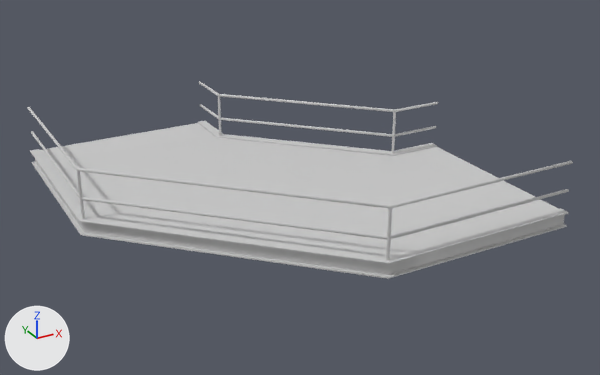
Before and after pictures for a commit that changed the FBX model LearnToDriveUE4/Content/Art/Modular/Meshes/Catwalk/CatwalkCornerDiagonal_SM.FBX.
Before and after are seen from a camera (50 mm lens) standing at (-5.16, -18.0, 6.69) and looking at (2.28, -4.46, -0.08). Every picture has the same lights, and +X, +Y and +Z are marked at lower left. Objects named as collision shapes, trigger or cutter boxes, shadow casters or lower levels of detail are left out. Where no turn or scale is listed for an object, it has been applied to the vertices. Vertices at the same position are counted once.

The scene before the commit, as lines of its bpy script (objects in view):
```python
me_mesh = bpy.data.meshes.new('Mesh')
me_mesh.from_pydata(...)  # 108 vertices, 78 faces; spans x -210.0..600.0, y -810.0..0.0, z 23.0..53.0
me_mesh.materials.append(mat_01___default)  # its picture is missing
me_mesh_002 = bpy.data.meshes.new('Mesh.002')
me_mesh_002.from_pydata(...)  # 32 vertices, 28 faces; spans x -0.03..8.0, y -4.03..4.0, z -0.03..0.03
me_mesh_002.materials.append(mat_01___default)  # its picture is missing
me_mesh_003 = bpy.data.meshes.new('Mesh.003')
me_mesh_003.from_pydata(...)  # 32 vertices, 28 faces; spans x -0.03..8.0, y -4.03..4.0, z -0.03..0.03
me_mesh_003.materials.append(mat_01___default)  # its picture is missing
me_mesh_005 = bpy.data.meshes.new('Mesh.005')
me_mesh_005.from_pydata(...)  # 32 vertices, 28 faces; spans x -0.03..4.0, y -0.03..4.0, z -0.03..0.03
me_mesh_005.materials.append(mat_01___default)  # its picture is missing
ob_catwalk_cornerdiagonal_sm = bpy.data.objects.new('Catwalk_CornerDiagonal_SM', me_mesh)
ob_catwalk_cornerdiagonal_sm.location = (0.0, 0.0, -0.5)
ob_catwalk_cornerdiagonal_sm.scale = (0.01, 0.01, 0.01)
ob_catwalkrail_037 = bpy.data.objects.new('CatwalkRail_037', me_mesh_002)
ob_catwalkrail_037.location = (-2.0, -4.0, 1.0)
ob_catwalkrail_038 = bpy.data.objects.new('CatwalkRail_038', me_mesh_003)
ob_catwalkrail_038.location = (-2.0, -4.0, 0.43)
ob_catwalkrail_040 = bpy.data.objects.new('CatwalkRail_040', me_mesh_005)
ob_catwalkrail_040.location = (2.0, -4.0, 0.43)
# also in view: 'CatwalkRail_036' at (3.98, -2.02, 1.0)
```
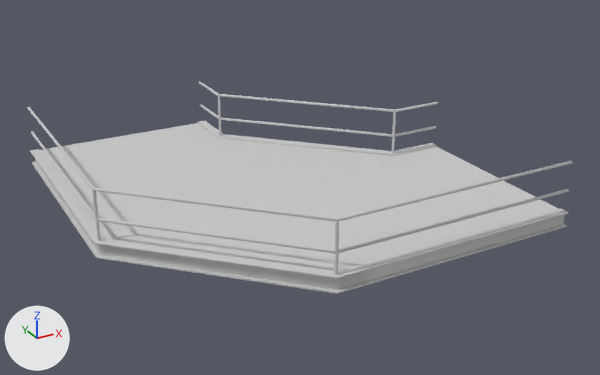
What the commit changed:
me_mesh_002 has 32 vertices, 28 faces and spans x -0.03..8.0, y -4.03..4.0, z -0.03..0.03.
me_mesh_002 is used by ob_catwalkrail_037; location (-2.0, -4.0, 1.0).
me_mesh_002 part 6: all 16 vertices in x -0.03..4.01, y -4.03..0.01, z -0.03..0.03 are scaled about their middle by (0.75, 0.75, 1), then moved by (-0.5, -0.5, 0.0).
me_mesh has 108 vertices, 78 faces and spans x -210.0..600.0, y -810.0..0.0, z 23.0..53.0.
me_mesh is used by ob_catwalk_cornerdiagonal_sm; location (0.0, 0.0, -0.5); scale (0.01, 0.01, 0.01).
me_mesh part 1: all 13 vertices in x 196.0..204.0, y -810.0..-790.0, z 23.0..53.0 are moved by (-100.0, 0.0, 0.0).
me_mesh part 2: the 1 vertex in x 348.0, y -600.0, z 50.0 is moved by (-52.0, 0.0, 0.0).
me_mesh part 3: all 13 vertices in x -210.0..-190.0, y -404.0..-396.0, z 23.0..53.0 are moved by (0.0, -100.0, 0.0).
me_mesh part 4: the 1 vertex in x 0.0, y -262.0, z 50.0 is moved by (0.0, -39.0, 0.0).
me_mesh_003 has 32 vertices, 28 faces and spans x -0.03..8.0, y -4.03..4.0, z -0.03..0.03.
me_mesh_003 is used by ob_catwalkrail_038; location (-2.0, -4.0, 0.43).
me_mesh_003 part 5: all 16 vertices in x -0.03..4.01, y -4.03..0.01, z -0.03..0.03 are scaled about their middle by (0.75, 0.75, 1), then moved by (-0.5, -0.5, 0.0).

Pixel boxes (x1, y1, x2, y2) of what changed, in the pictures (600 x 375 px; the box of a moved part takes in the faces that stretch with it):
'Catwalk_CornerDiagonal_SM', reshaped (9% taller)
    before: (30, 121, 569, 279)
    after: (30, 121, 569, 294)
part 1 of me_mesh, moved or reshaped
    before: (387, 208, 569, 279)
    after: (336, 208, 569, 294)
part 2 of me_mesh, moved or reshaped
    before: (390, 147, 558, 256)
    after: (338, 147, 558, 270)
part 3 of me_mesh, moved or reshaped
    before: (30, 149, 389, 279)
    after: (30, 149, 337, 294)
part 4 of me_mesh, moved or reshaped
    before: (40, 123, 394, 257)
    after: (40, 123, 394, 271)
part 5 of me_mesh_003, moved or reshaped
    before: (74, 187, 394, 239)
    after: (74, 187, 394, 253)
part 6 of me_mesh_002, moved or reshaped
    before: (75, 166, 395, 208)
    after: (75, 166, 395, 221)
